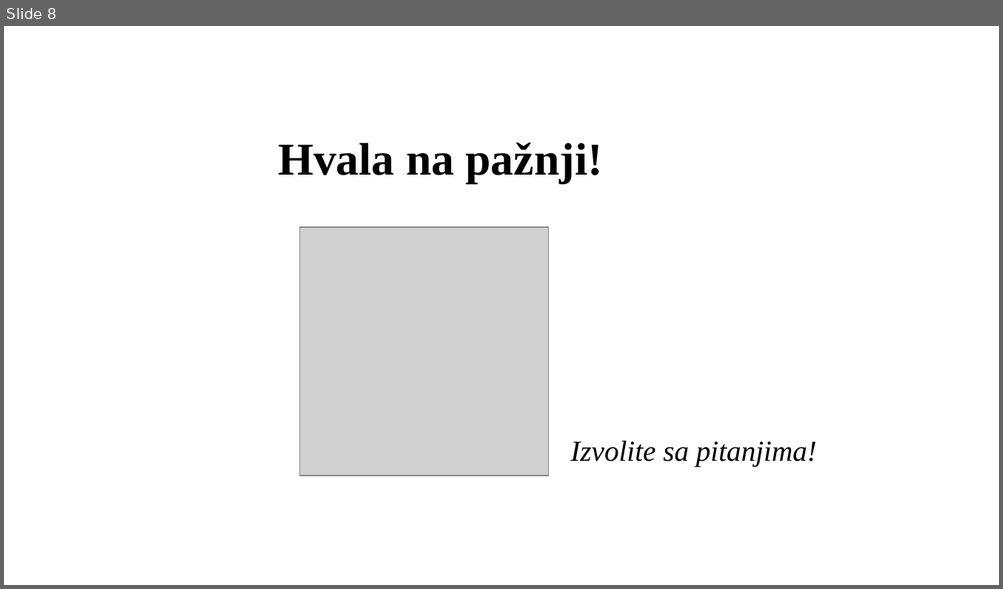
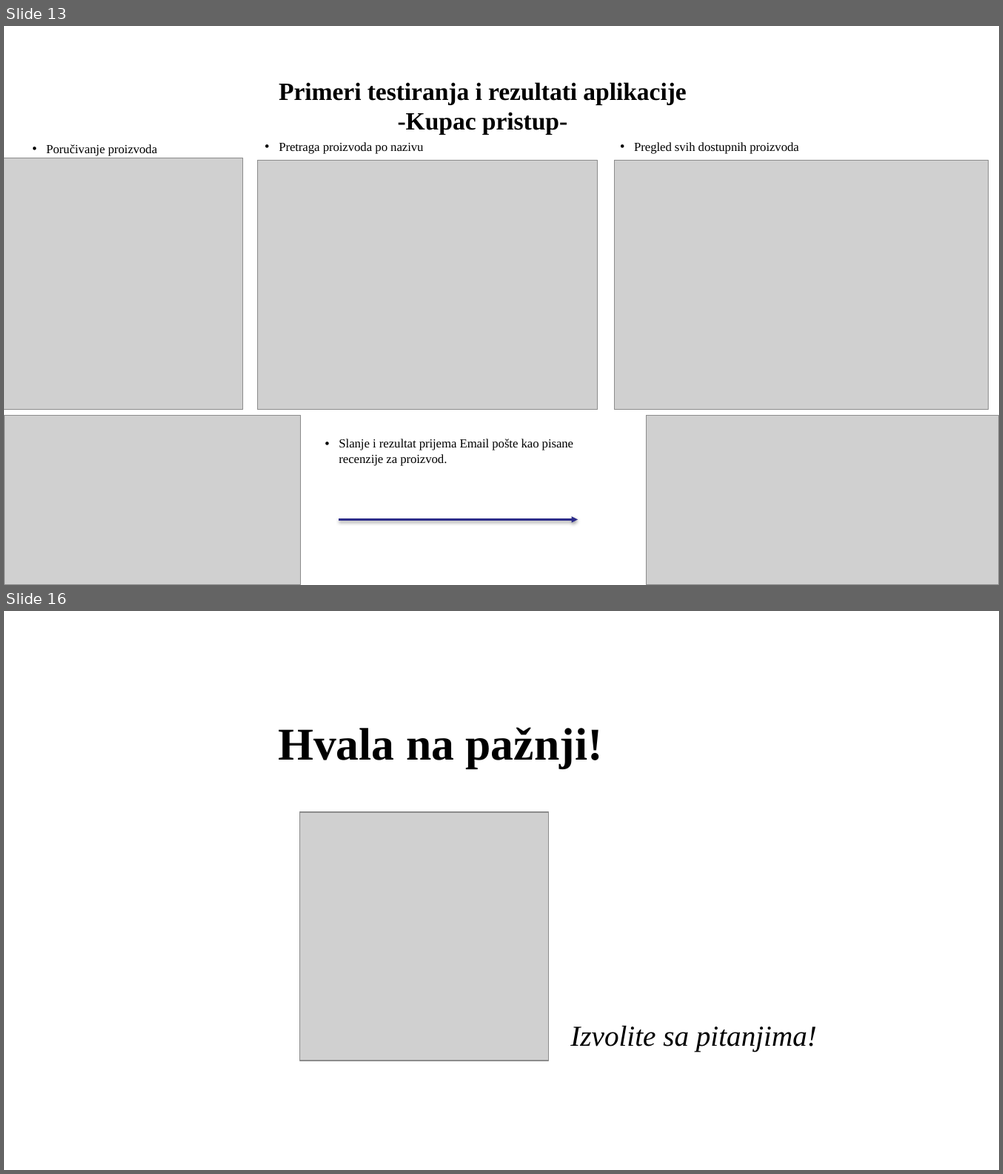
Before and after one commit to Pedja1201/ProjectBrandy_springboot-angular, a slide deck: Specification and Modeling/PredragRadak-Presentation.pptx. Shown one above the other, each under a label of ours: slide 8 before the commit, slides 13 and 16 after it; the slides between them are not shown. The pictures are 1003x589 and 1003x1174 pixels, drawn with LibreOffice and Linux fonts; fonts in the diff are those of the drawing; grey boxes stand for pictures; background and template pictures are left out. Boxes give left, top, right and bottom in pixels: in the first picture for what was removed or moved away, otherwise in the second. Text is boxed around its words. In the diff, an @@ line names an element or a change of style, - is before the commit and + after.

```diff
--- a/Specification and Modeling/PredragRadak-Presentation.pptx
+++ b/Specification and Modeling/PredragRadak-Presentation.pptx
@@ slide 13 added at (4,26,999,585), background picture (left out) @@
@@ title added at (279,82,686,135), 24 pt, text #000000, bold @@
+Primeri testiranja i rezultati aplikacije
+-Kupac pristup-
@@ picture added at (4,158,243,410) @@
@@ text added at (46,144,157,156), 12 pt, text #000000 @@
+• Poručivanje proizvoda
@@ text added at (279,142,423,154), 12 pt, text #000000 @@
+• Pretraga proizvoda po nazivu
@@ text added at (634,142,798,154), 12 pt, text #000000 @@
+• Pregled svih dostupnih proizvoda
@@ picture added at (258,160,597,410) @@
@@ picture added at (614,160,988,410) @@
@@ picture added at (4,415,301,585) @@
@@ picture added at (646,415,999,585) @@
@@ text added at (338,439,573,466), 12 pt, text #000000 @@
+• Slanje i rezultat prijema Email pošte kao pisane recenzije za proizvod.
@@ arrow added from (339, 520) to (578, 520), #2D2D8A 2 pt @@
@@ what was slide 8 is now slide 16 @@
```
Also in this commit, not shown: 5 slides changed, 9 other slides added, 2 slides removed.
